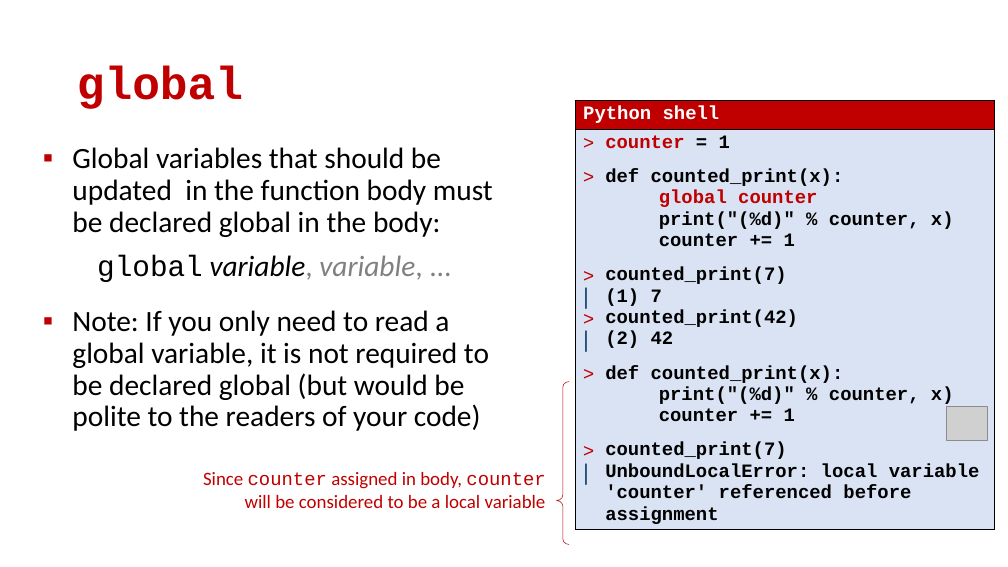
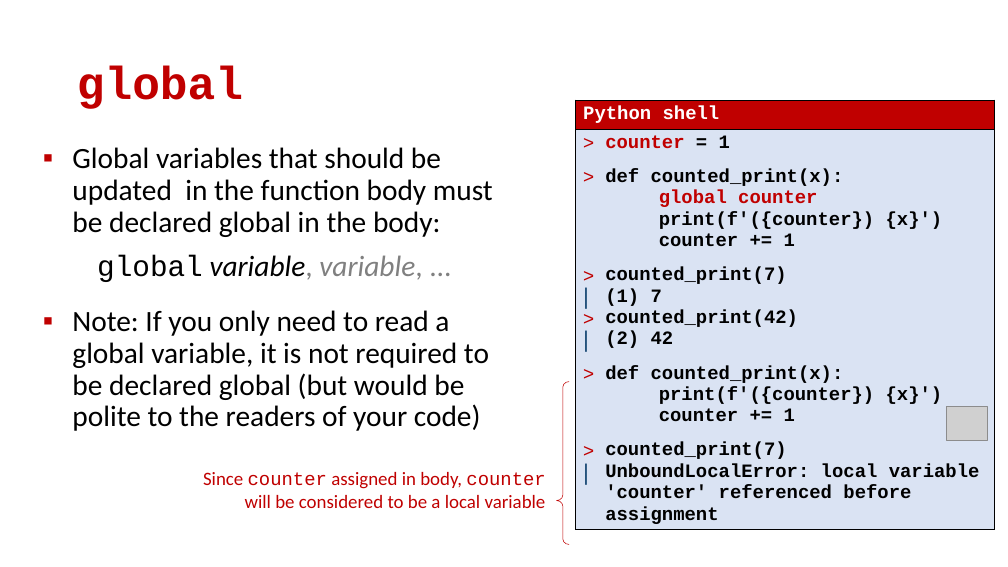
Before and after one commit to gsbrodal/gsbrodal.github.io, a slide deck: slide 8 of ipsa/slides/functions.pptx. Drawn at 1008x567 pixels with LibreOffice and Linux fonts; fonts in the diff are those of the drawing; grey boxes stand for pictures. Boxes give left, top, right and bottom in pixels: in the first picture for what was removed or moved away, otherwise in the second. Text is boxed around its words. In the diff, an @@ line names an element or a change of style, - is before the commit and + after.

```diff
--- a/ipsa/slides/functions.pptx
+++ b/ipsa/slides/functions.pptx
@@ table at (575,100,994,551) @@
@@ row 2, column 1: "counter = 1 / def counted_print(x): / global counter / print("(%d)" % counter, x) / counter += 1 / counted_print(7) / (1) 7 / counted_print(42) / (2) 42 / def counted_print(x): / print("(%d)" % counter, x) / counter += 1 / counted_print(7) / UnboundLocalError: local variable 'counter' referenced before assignment" to "counter = 1 / def counted_print(x): / global counter / print(f'({counter}) {x}') / counter += 1 / counted_print(7) / (1) 7 / counted_print(42) / (2) 42 / def counted_print(x): / print(f'({counter}) {x}') / counter += 1 / counted_print(7) / UnboundLocalError: local variable 'counter' referenced before assignment" @@
```
Also in this commit, not shown: 4 other slides changed, 4 other files.
